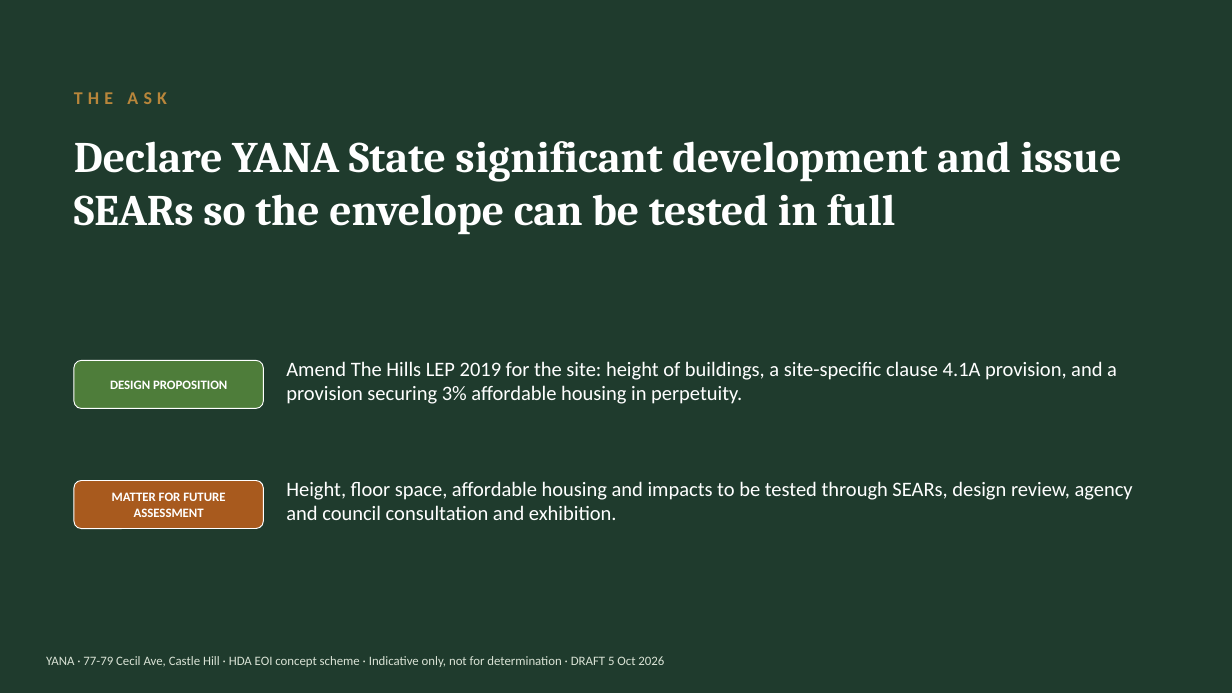
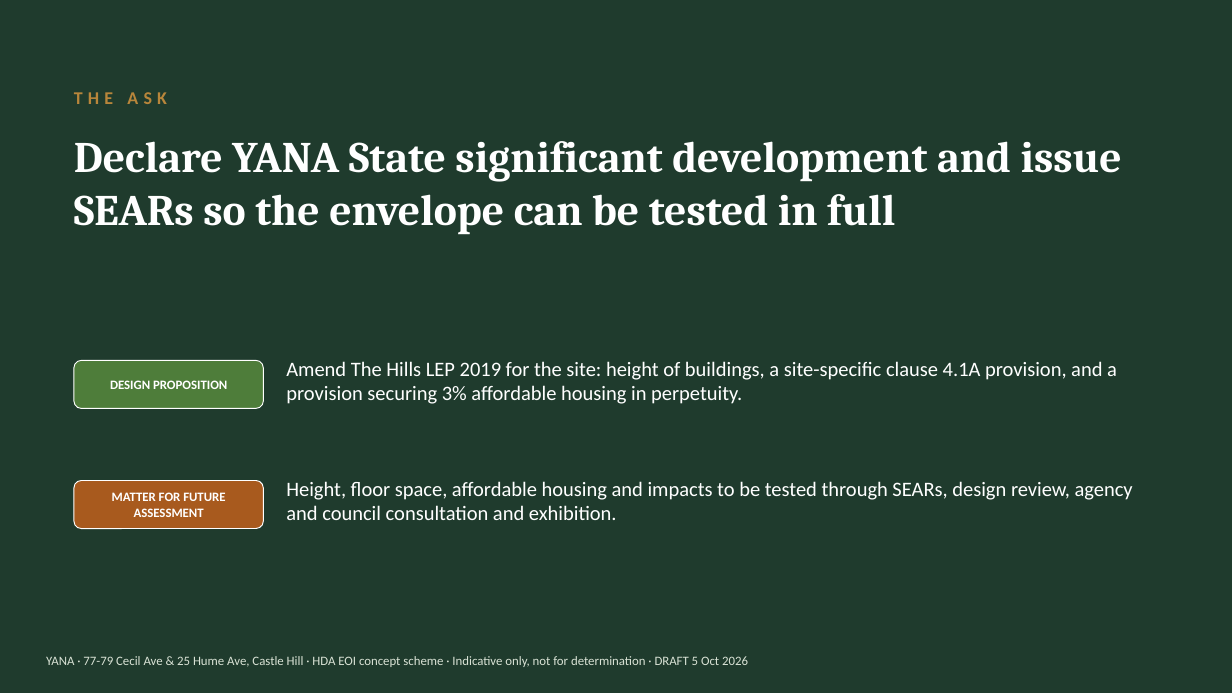
Before and after one commit to iamdrdavid-svg/Yana-Eoi, a slide deck: slide 13 of outputs/concept_slides.pptx. Drawn at 1232x693 pixels with LibreOffice and Linux fonts; fonts in the diff are those of the drawing. Boxes give left, top, right and bottom in pixels: in the first picture for what was removed or moved away, otherwise in the second. Text is boxed around its words. In the diff, an @@ line names an element or a change of style, - is before the commit and + after.

```diff
--- a/outputs/concept_slides.pptx
+++ b/outputs/concept_slides.pptx
@@ text at (46,656,748,667): text changed @@
-YANA · 77-79 Cecil Ave, Castle Hill · HDA EOI concept scheme · Indicative only, not for determination · DRAFT 5 Oct 2026
+YANA · 77-79 Cecil Ave & 25 Hume Ave, Castle Hill · HDA EOI concept scheme · Indicative only, not for determination · DRAFT 5 Oct 2026
```
Also in this commit, not shown: 12 other slides changed, 9 other files.
